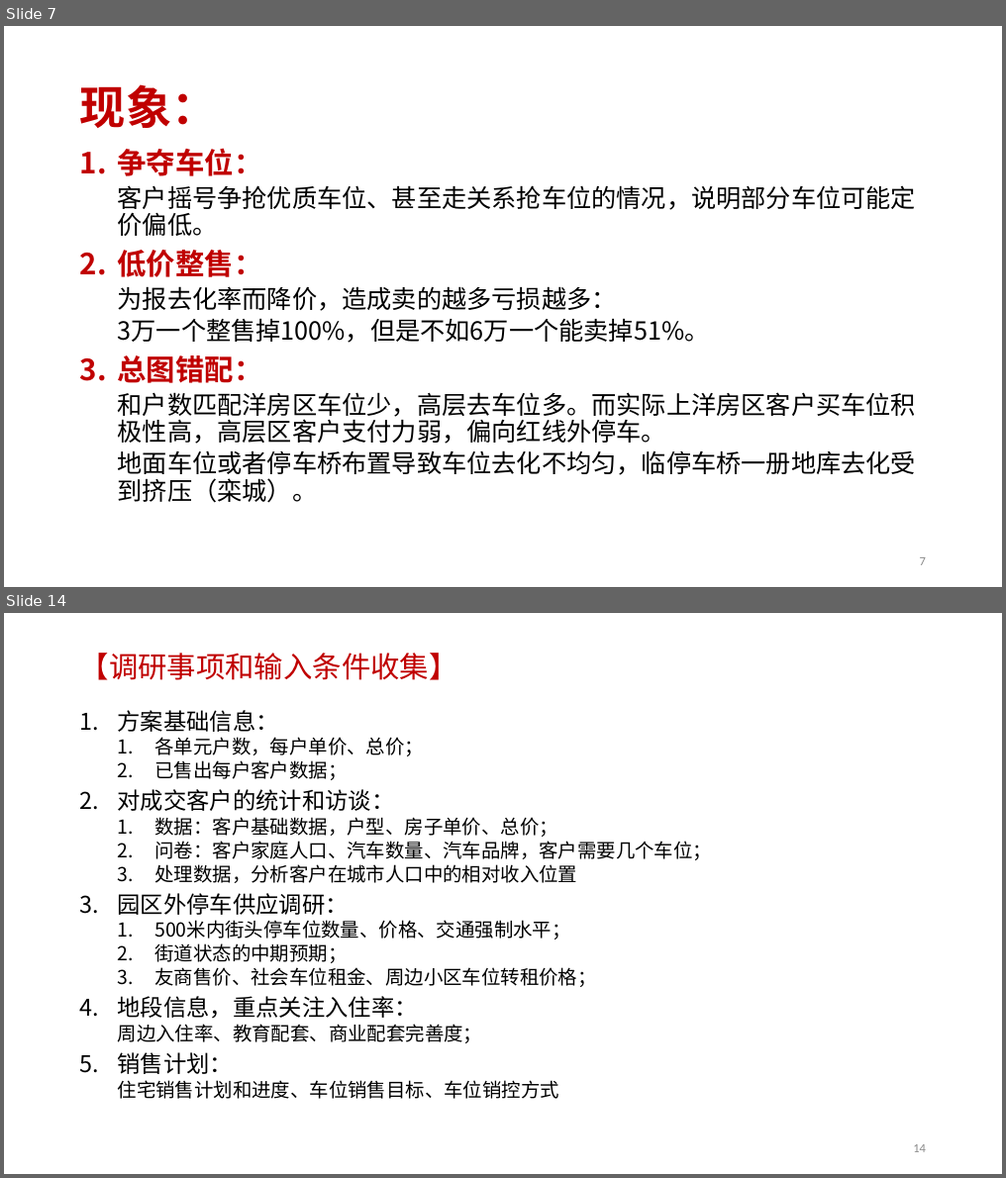
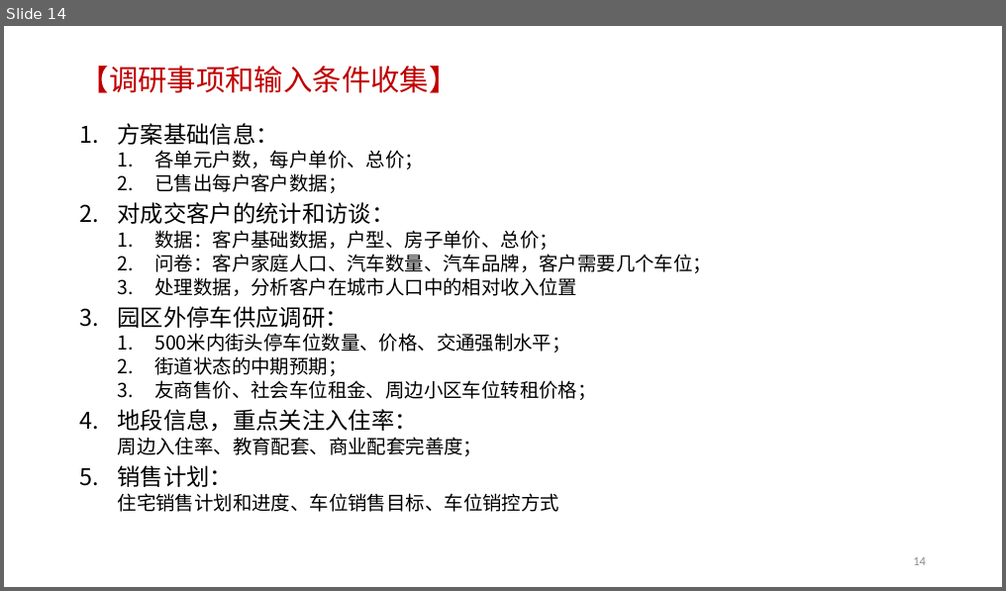
Before and after one commit to ludwigpeking/2409-parking-pricing, a slide deck: 2401-parkingPricing.pptx. Shown one above the other, each under a label of ours: slides 7 and 14 before the commit, slide 14 after it; the slides between them are not shown. The pictures are 1006x1178 and 1006x591 pixels, drawn with LibreOffice and Linux fonts; fonts in the diff are those of the drawing; background and template pictures are left out. Boxes give left, top, right and bottom in pixels: in the first picture for what was removed or moved away, otherwise in the second. Text is boxed around its words. In the diff, an @@ line names an element or a change of style, - is before the commit and + after.

```diff
--- a/2401-parkingPricing.pptx
+++ b/2401-parkingPricing.pptx
@@ slide 7 removed at <box>4,26,1002,587</box>, background #FFFFFF; not listed: 1 template element that a slide beside it also shows @@
@@ title removed at <box>80,84,218,128</box> @@
-现象：
@@ text removed at <box>118,148,916,503</box> @@
-1. 争夺车位：
-  客户摇号争抢优质车位、甚至走关系抢车位的情况，说明部分车位可能定价偏低。
-2. 低价整售：
-  为报去化率而降价，造成卖的越多亏损越多：
-  3万一个整售掉100%，但是不如6万一个能卖掉51%。
-3. 总图错配：
-  和户数匹配洋房区车位少，高层去车位多。而实际上洋房区客户买车位积极性高，高层区客户支付力弱，偏向红线外停车。
-  地面车位或者停车桥布置导致车位去化不均匀，临停车桥一册地库去化受到挤压（栾城）。
```
Also in this commit, not shown: 10 slides changed, 3 slides added, 8 other slides removed, 12 other files.
